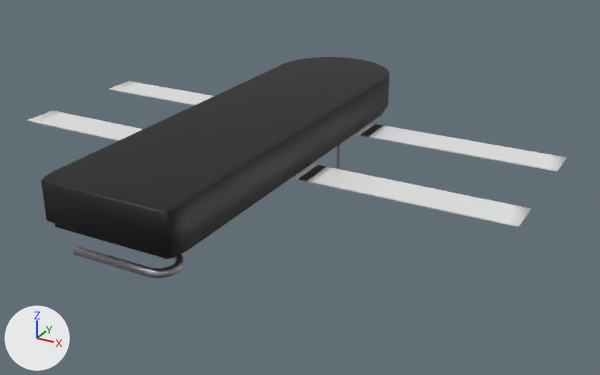
The FBX model VOT/Assets/heavy_arm_board.fbx, before and after one commit.
Camera for both pictures: a 50 mm camera at (0.77, -0.984, 0.413) aimed at (0.321, -0.168, 0.005). The lights are fixed; the arrows at lower left show +X, +Y and +Z. Both versions are drawn at frame 1 of the action 'curved_pipe|CubeAction'; the numbers are the values there. Vertices at the same position are counted once.

The older version as bpy lines, for what is in view:
```python
ob_ball_hinge = bpy.data.objects.new('ball_hinge', me_ball_hinge)
ob_ball_hinge.parent = ob_heavy_arm_board
ob_ball_hinge.location = (0.145, 0.0809, -0.000597)
ob_curved_pipe = bpy.data.objects.new('curved_pipe', me_curved_pipe)
ob_curved_pipe.parent = ob_heavy_arm_board_rotate
ob_curved_pipe.location = (-0.0236, -0.0284, 0.00306)
ob_curved_pipe.rotation_euler = (1.532, 0.0, 1.571)  # degrees (88, 0, 90)
ob_curved_pipe.scale = (0.005, 0.005, 0.22)
ob_heavy_arm_board_rotate = bpy.data.objects.new('heavy_arm_board_rotate', None)
ob_heavy_arm_board_rotate.parent = ob_heavy_arm_board
ob_heavy_arm_board_rotate.location = (0.145, 0.0809, -0.000597)
ob_heavy_arm_board_rotate.rotation_euler = (-1.571, 1.571, 0.0)  # degrees (-90, 90, 0)
ob_heavy_arm_board_rotate.scale = (0.9, 0.9, 0.9)
ob_pad = bpy.data.objects.new('pad', me_pad)
ob_pad.parent = ob_pad_support
ob_pad.location = (0.0, 0.0, 0.0267)
ob_pad.rotation_euler = (1.571, 0.0, -1.571)  # degrees (90, 0, -90)
ob_pad.scale = (1.11, 1.11, 1.11)
ob_pad_support = bpy.data.objects.new('pad_support', me_pad_support)
ob_pad_support.parent = ob_heavy_arm_board_rotate
ob_pad_support.location = (-0.214, 0.0, 0.0182)
# also in view: 'strap_2' at (0.29, -0.238, 0.061); 'strap_1' at (0.29, -0.08, 0.061)
```
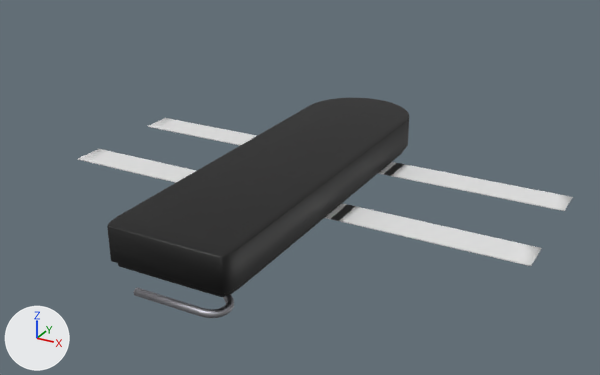
ob_heavy_arm_board_rotate is not drawn itself; it is the parent of ob_pad_support, ob_curved_pipe.

The change, as JSON lines over the scene's bpy script:
```json
{"block": "me_curved_pipe", "where": "me_curved_pipe.from_pydata(...)  # 1727 vertices, 1709 faces; spans x -7.1..17.7, y -1.0..1.0, z -2.3..0.0"}
{"block": "me_curved_pipe", "where": "# used by ob_curved_pipe; parent = ob_heavy_arm_board_rotate; location = (-0.0236, -0.0284, 0.00306); rotation_euler = (1.532, 0.0, 1.571), in degrees (88, 0, 90); scale = (0.005, 0.005, 0.22)"}
{"block": "me_curved_pipe", "change": "me_curved_pipe part 1: the whole mesh is scaled about the mesh origin by (-0.0045, 0.00449, -0.198)"}
{"op": "remove", "block": "ob_heavy_arm_board_rotate", "code": "ob_heavy_arm_board_rotate.parent = ob_heavy_arm_board"}
{"op": "set", "path": "ob_heavy_arm_board_rotate.scale", "old": "(0.9, 0.9, 0.9)", "new": "(1.0, 1.0, 1.0)"}
{"op": "set", "path": "ob_heavy_arm_board_rotate.location", "old": "(0.145, 0.0809, -0.000597)", "new": "(0.291, 0.0815, -0.0323)"}
{"op": "set", "path": "ob_heavy_arm_board_rotate.rotation_euler", "old": "(-1.571, 1.571, 0.0)", "new": "(1.571, 0.0, 0.0)", "note": "degrees (-90, 90, 0) -> degrees (90, 0, 0)"}
{"op": "set", "path": "ob_pad_support.location", "old": "(-0.214, 0.0, 0.0182)", "new": "(0.0, 0.0164, 0.193)"}
{"op": "set", "path": "ob_pad_support.rotation_euler", "old": "(0.0, 0.0, 0.0)", "new": "(-1.571, 1.571, 0.0)", "note": "degrees (0, 0, 0) -> degrees (-90, 90, 0)"}
{"op": "set", "path": "ob_pad_support.scale", "old": "(1.0, 1.0, 1.0)", "new": "(0.9, 0.9, 0.9)"}
{"op": "remove", "block": "ob_ball_hinge", "code": ["ob_ball_hinge = bpy.data.objects.new('ball_hinge', me_ball_hinge)", "ob_ball_hinge.parent = ob_heavy_arm_board", "ob_ball_hinge.location = (0.145, 0.0809, -0.000597)"]}
{"op": "set", "path": "ob_curved_pipe.scale", "old": "(0.005, 0.005, 0.22)", "new": "(1.0, 1.0, 1.0)"}
{"op": "set", "path": "ob_curved_pipe.location", "old": "(-0.0236, -0.0284, 0.00306)", "new": "(0.0256, 0.00275, 0.0212)"}
{"op": "set", "path": "ob_curved_pipe.rotation_euler", "old": "(1.532, 0.0, 1.571)", "new": "(-0.00897, 0.0, 0.0)", "note": "degrees (88, 0, 90) -> degrees (-0.5, 0, 0)"}
```

Pixel boxes [x1, y1, x2, y2] of what changed, in the pictures (600 x 375 px):
```json
{"object": "pad", "change": "moved, turned, rescaled", "before": [41, 57, 390, 255], "after": [107, 98, 409, 294]}
{"object": "strap_2", "change": "moved, turned, rescaled", "before": [27, 110, 531, 227], "after": [77, 149, 542, 266]}
{"object": "strap_1", "change": "moved, turned, rescaled", "before": [109, 81, 567, 171], "after": [148, 118, 573, 211]}
{"object": "curved_pipe", "change": "moved, turned, rescaled", "before": [72, 246, 184, 278], "after": [134, 288, 234, 318]}
{"object": "pad_support", "change": "moved, turned, rescaled", "before": [55, 111, 384, 259], "after": [118, 150, 404, 297]}
{"object": "ball_hinge", "change": "deleted", "before": [336, 144, 341, 169]}
```
